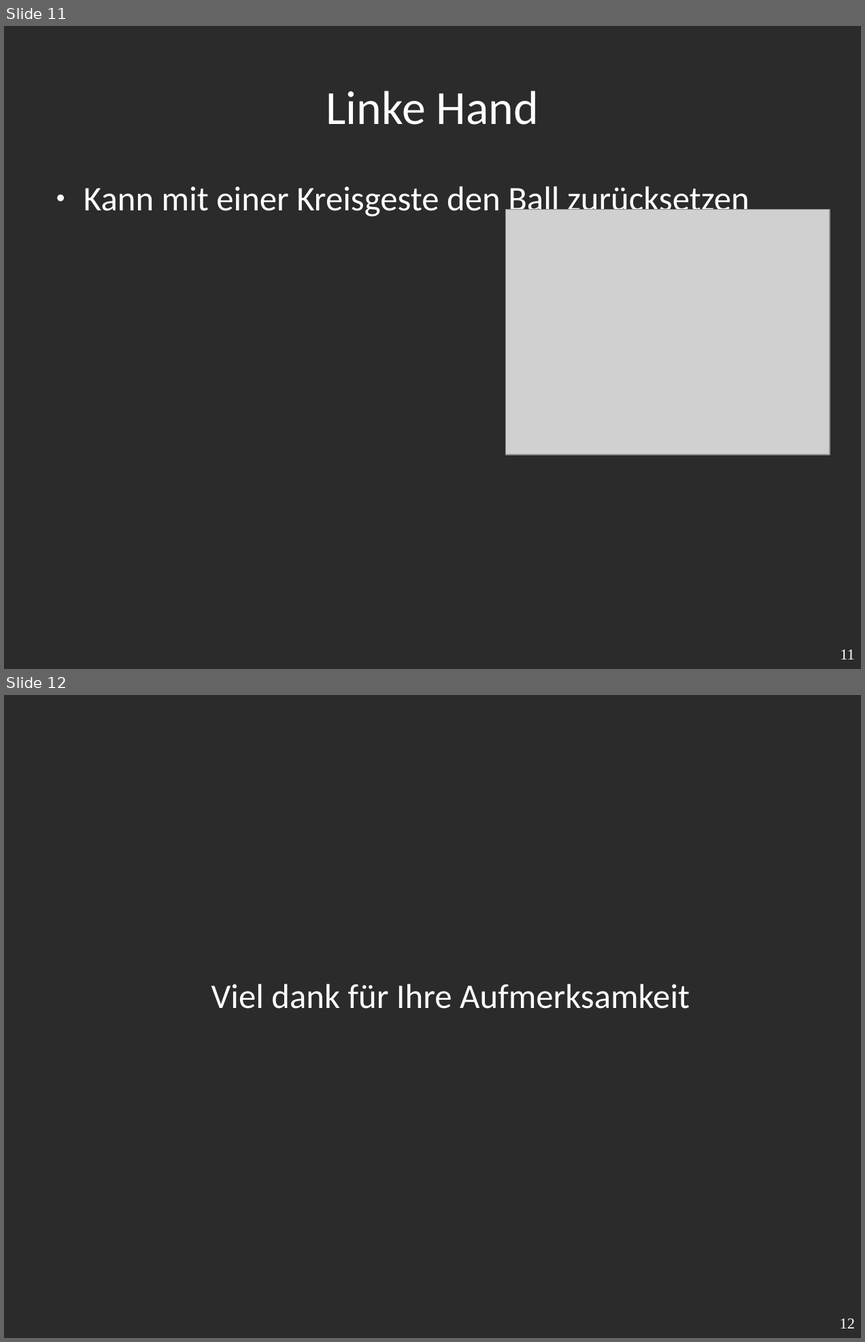
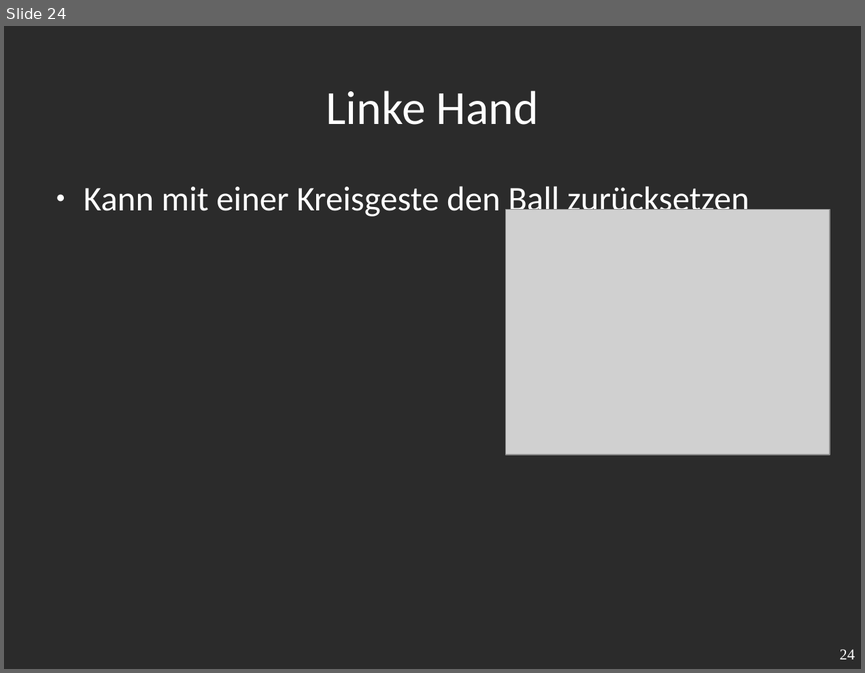
Before and after one commit to v1nc/Leap-Tennis-Ausarbeitung, a slide deck: Fachprojekt_Präsentation.odp. Shown one above the other, each under a label of ours: slides 11 and 12 before the commit, slide 24 after it. The pictures are 865x1342 and 865x673 pixels, drawn with LibreOffice and Linux fonts; fonts in the diff are those of the drawing; grey boxes stand for pictures; background and template pictures are left out; a plain dark background stands for a picture behind light text. Boxes give left, top, right and bottom in pixels: in the first picture for what was removed or moved away, otherwise in the second. Text is boxed around its words. In the diff, an @@ line names an element or a change of style, - is before the commit and + after.

```diff
--- a/Fachprojekt_Präsentation.odp
+++ b/Fachprojekt_Präsentation.odp
@@ slide 12 removed at (4,695,861,1338), background picture (left out) @@
@@ text removed at (211,983,689,1008) @@
-Viel dank für Ihre Aufmerksamkeit
@@ page number removed at (840,1318,855,1328) @@
-12
@@ what was slide 11 is now slide 24 @@
@@ page number at (840,649,855,659): text changed @@
-11
+24
```
Also in this commit, not shown: 3 slides changed, 13 slides added, 10 other files.
